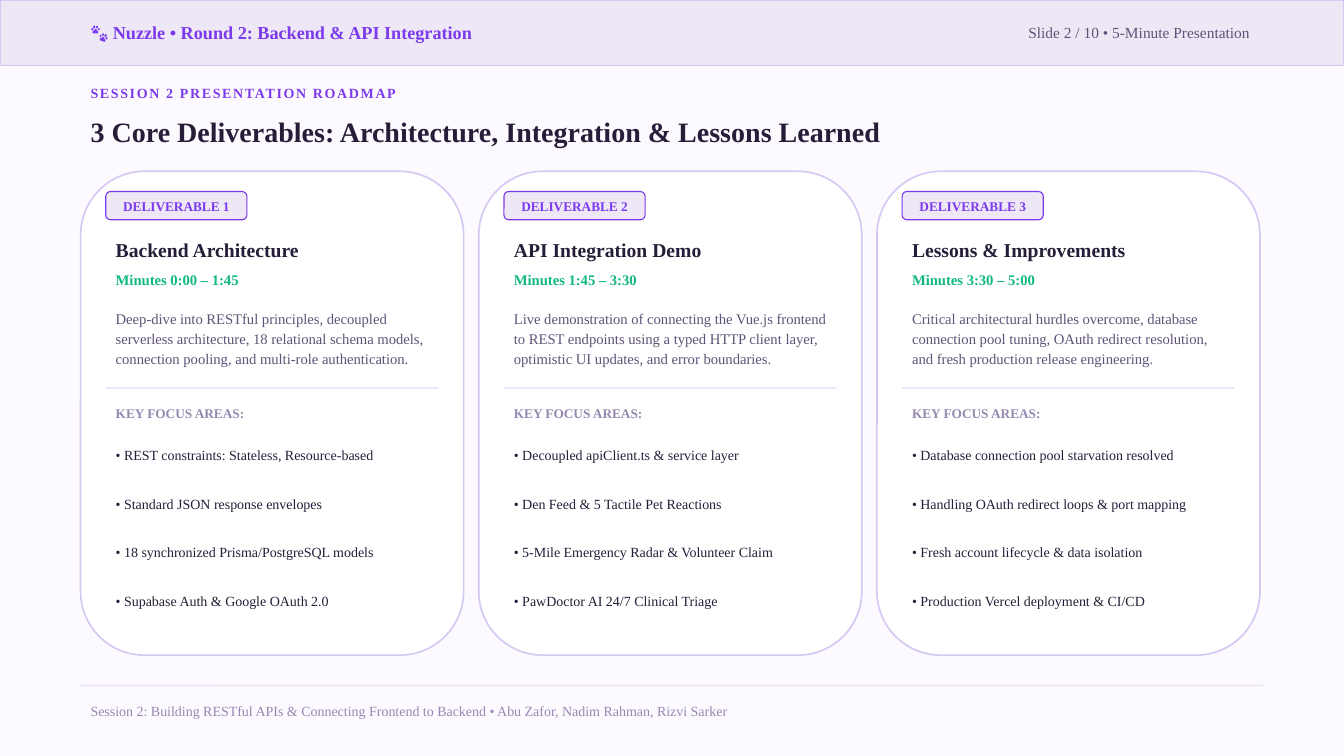
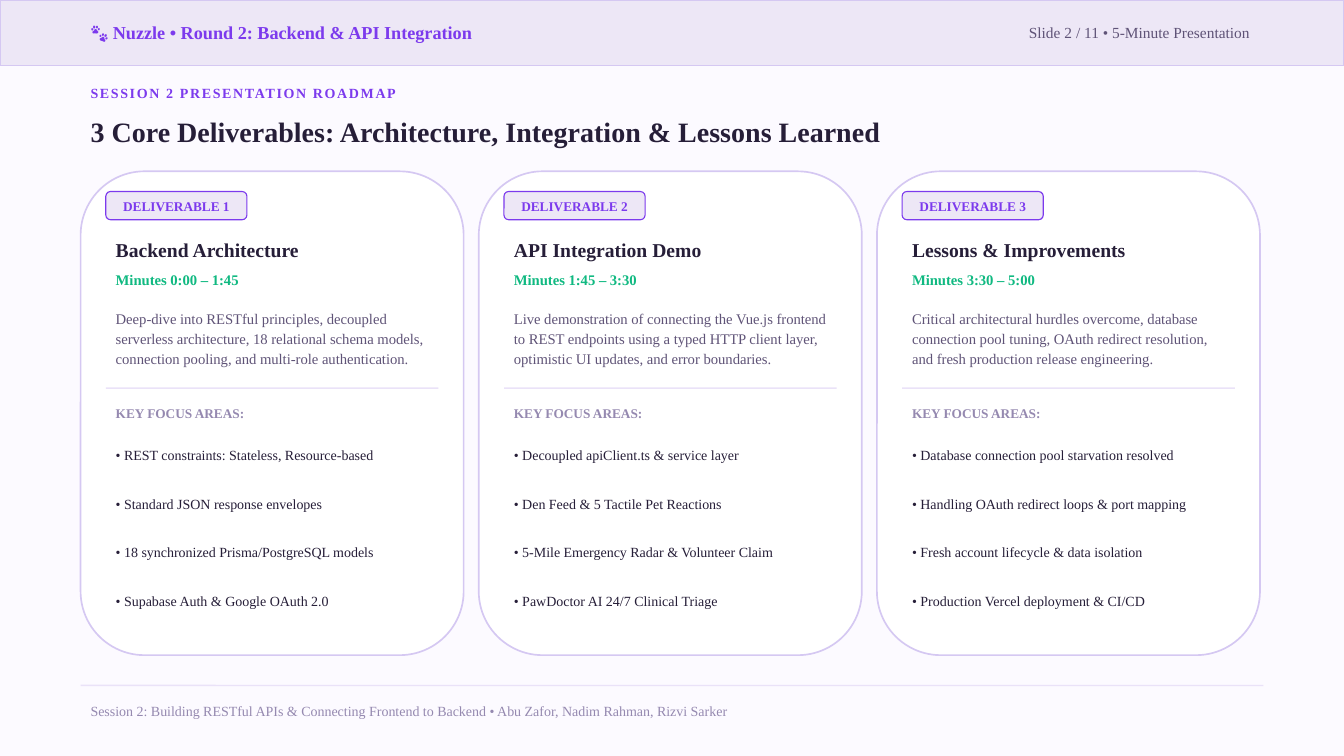
Before and after one commit to zafor2002/nuzzle-, a slide deck: slide 2 of Nuzzle_Round2_Backend_API_Presentation.pptx. Drawn at 1344x756 pixels with LibreOffice and Linux fonts; fonts in the diff are those of the drawing. Boxes give left, top, right and bottom in pixels: in the first picture for what was removed or moved away, otherwise in the second. Text is boxed around its words. In the diff, an @@ line names an element or a change of style, - is before the commit and + after.

```diff
--- a/Nuzzle_Round2_Backend_API_Presentation.pptx
+++ b/Nuzzle_Round2_Backend_API_Presentation.pptx
@@ text at [1029, 27, 1249, 38]: text changed @@
-Slide 2 / 10 • 5-Minute Presentation
+Slide 2 / 11 • 5-Minute Presentation
```
Also in this commit, not shown: 8 other slides changed, 1 slide added, 17 other files.
